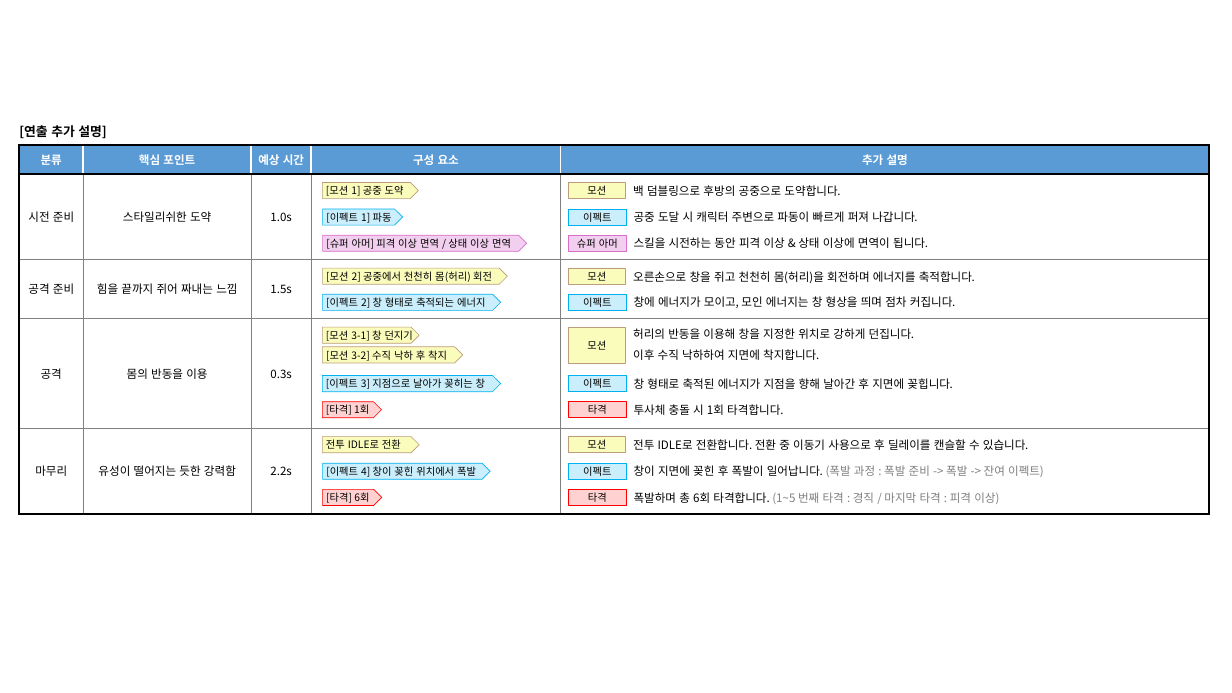
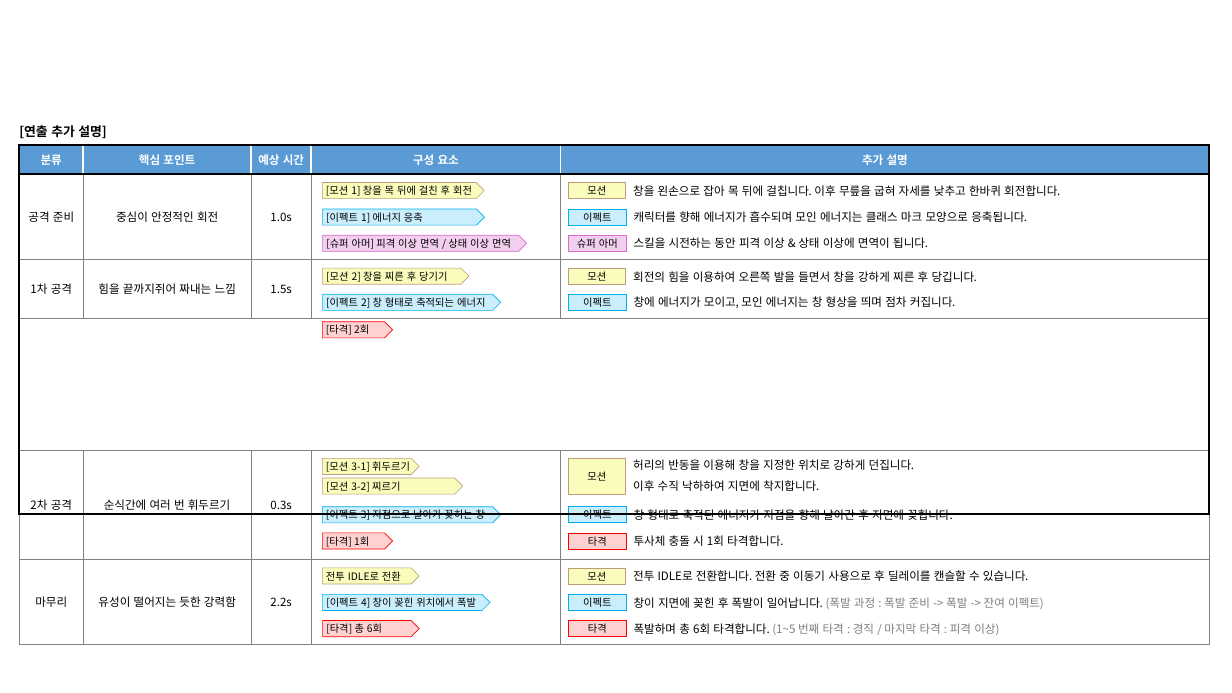
Before and after one commit to hjs0913/GameDesign, a slide deck: slide 5 of 로스트아크/창술사 역기획/스킬/[2차각성기] 연가창식 적룡질풍격.pptx (slide 4 before the commit). Drawn at 1232x693 pixels with LibreOffice and Linux fonts; fonts in the diff are those of the drawing. Boxes give left, top, right and bottom in pixels: in the first picture for what was removed or moved away, otherwise in the second. Text is boxed around its words. In the diff, an @@ line names an element or a change of style, - is before the commit and + after.

```diff
--- a/로스트아크/창술사 역기획/스킬/[2차각성기] 연가창식 적룡질풍격.pptx
+++ b/로스트아크/창술사 역기획/스킬/[2차각성기] 연가창식 적룡질풍격.pptx
@@ pentagon arrow "[이펙트 1] 에너지 응축": place and size @@
-pentagon arrow "[이펙트 1] 에너지 응축" at (323, 209, 403, 225)
+pentagon arrow "[이펙트 1] 에너지 응축" at (323, 209, 484, 225)
@@ pentagon arrow "[모션 1] 창을 목 뒤에 ...": place and size @@
-pentagon arrow "[모션 1] 창을 목 뒤에 ..." at (323, 182, 419, 198)
+pentagon arrow "[모션 1] 창을 목 뒤에 ..." at (323, 182, 484, 198)
@@ text in pentagon arrow at (326, 185, 472, 196): text changed @@
-[모션 1] 공중 도약
+[모션 1] 창을 목 뒤에 걸친 후 회전
@@ text at (633, 185, 1060, 196): text changed @@
-백 덤블링으로 후방의 공중으로 도약합니다.
+창을 왼손으로 잡아 목 뒤에 걸칩니다. 이후 무릎을 굽혀 자세를 낮추고 한바퀴 회전합니다.
@@ text in rectangle at (28, 211, 74, 222): text changed @@
-시전 준비
+공격 준비
@@ text in rectangle at (116, 211, 218, 222): text changed @@
-스타일리쉬한 도약
+중심이 안정적인 회전
@@ text in pentagon arrow at (326, 212, 423, 223): text changed @@
-[이펙트 1] 파동
+[이펙트 1] 에너지 응축
@@ text at (634, 211, 1027, 222): text changed @@
-공중 도달 시 캐릭터 주변으로 파동이 빠르게 퍼져 나갑니다.
+캐릭터를 향해 에너지가 흡수되며 모인 에너지는 클래스 마크 모양으로 응축됩니다.
@@ pentagon arrow "[모션 2] 창을 찌른 후 ...": place and size @@
-pentagon arrow "[모션 2] 창을 찌른 후 ..." at (323, 268, 507, 284)
+pentagon arrow "[모션 2] 창을 찌른 후 ..." at (323, 268, 469, 284)
@@ text in rectangle at (30, 283, 72, 294): text changed @@
-공격 준비
+1차 공격
@@ text in rectangle at (98, 283, 236, 294): spaces changed @@
-힘을 끝까지 쥐어 짜내는 느낌
+힘을 끝까지쥐어 짜내는 느낌
@@ text in pentagon arrow at (326, 271, 447, 282): text changed @@
-[모션 2] 공중에서 천천히 몸(허리) 회전
+[모션 2] 창을 찌른 후 당기기
@@ text at (633, 271, 977, 282): text changed @@
-오른손으로 창을 쥐고 천천히 몸(허리)을 회전하며 에너지를 축적합니다.
+회전의 힘을 이용하여 오른쪽 발을 들면서 창을 강하게 찌른 후 당깁니다.
@@ pentagon arrow added at (323, 322, 393, 337), fill #FFD1D1, outline #FF0000 0.5 pt, 8 pt, text #000000 @@
+[타격] 2회
@@ 16 rectangles, 6 texts, 5 pentagon arrows: place and size @@
-16 rectangles, 6 texts, 5 pentagon arrows at (19, 319, 1210, 514)
+16 rectangles, 6 texts, 5 pentagon arrows at (19, 450, 1210, 645)
@@ text in pentagon arrow at (326, 461, 410, 472): text changed @@
-[모션 3-1] 창 던지기
+[모션 3-1] 휘두르기
@@ text in rectangle at (30, 499, 72, 510): text changed @@
-공격
+2차 공격
@@ text in rectangle at (104, 499, 231, 510): text changed @@
-몸의 반동을 이용
+순식간에 여러 번 휘두르기
@@ text in pentagon arrow at (326, 481, 400, 492): text changed @@
-[모션 3-2] 수직 낙하 후 착지
+[모션 3-2] 찌르기
@@ pentagon arrow "[타격] 1회": place and size @@
-pentagon arrow "[타격] 1회" at (323, 402, 382, 418)
+pentagon arrow "[타격] 1회" at (323, 533, 393, 549)
@@ pentagon arrow "[타격] 총 6회": place and size @@
-pentagon arrow "[타격] 총 6회" at (323, 490, 382, 506)
+pentagon arrow "[타격] 총 6회" at (323, 621, 420, 637)
@@ text in pentagon arrow at (326, 623, 382, 634): text changed @@
-[타격] 6회
+[타격] 총 6회
```
Also in this commit, not shown: 2 other slides changed, 1 slide added, 2 other files.
